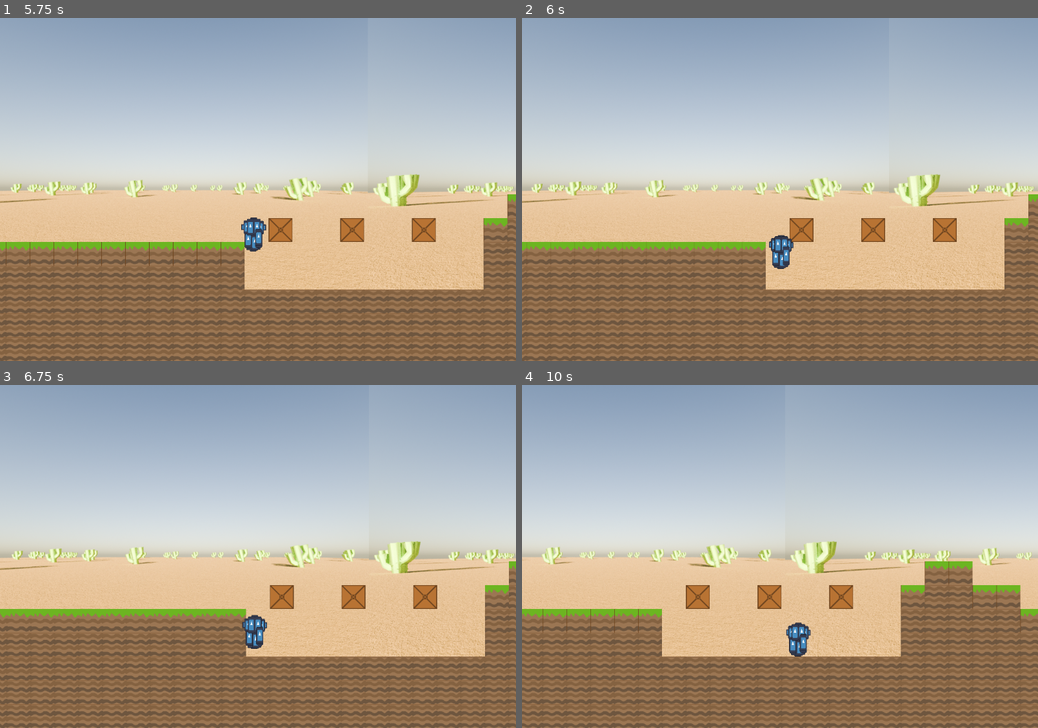
Above: before the commit, frames 1-4 (two rows, left to right).
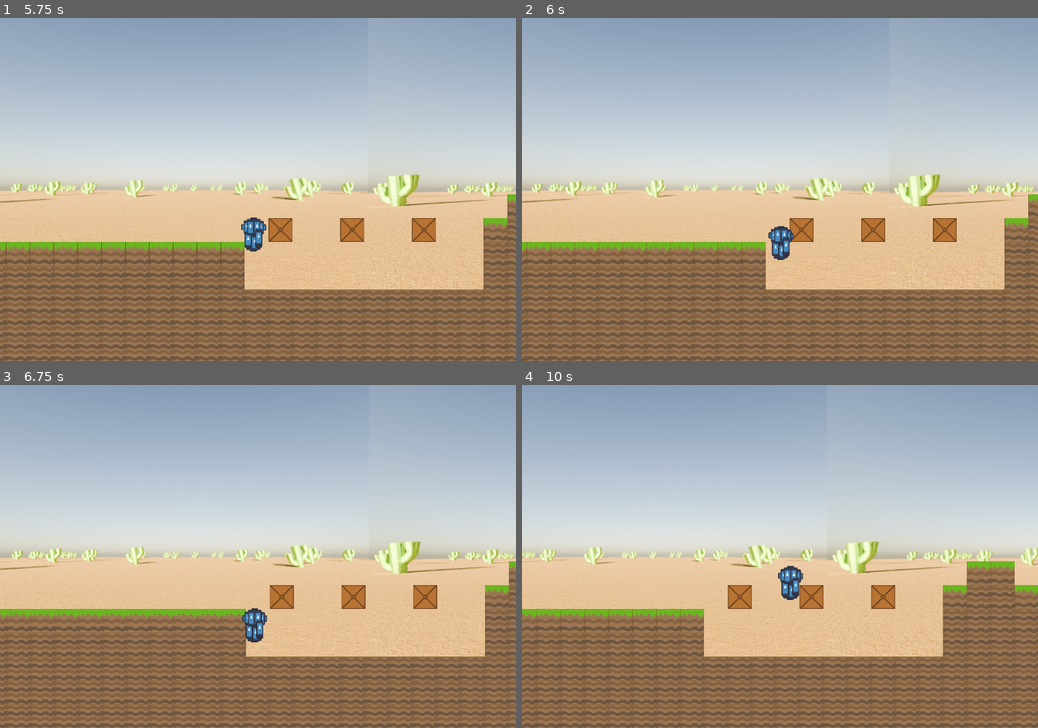
Above: after the commit, the same moments.

Repository: Burns3y/Pedro
Game: Godot game, scene res://scenes/levels/level 1.tscn
Two runs of this game, one before a commit and one after it. Both use one fixed random seed, a clock stepped at 60 frames per second and the inputs below. The engine's default icon, where the game draws it, is replaced by a stand-in: a white triangle on a blue panel in a dark square.
Inputs:
- Up to frame 1 (5.75 s): click "Start Game" at 0.5 s; tap Enter at 1.25 s; hold Right (right) 1.28-2.78 s; tap W (jump) at 1.35, 1.52, 1.82, 2.1, 2.27, 2.57, 2.85, 3.6, 3.77, 4.07, 4.35, 4.52, 4.82, 5.1, 5.27, 5.57 s; hold Left (left) 2.78-3.53 s; hold Right (right) 3.53-5.03 s; hold Left (left) from 5.03 s (still down)
- Up to frame 2 (6 s): release Left (left) at 5.78 s; hold Right (right) from 5.78 s (still down); tap W (jump) at 5.85 s
- Up to frame 3 (6.75 s): release Right (right) at 6.53 s; hold Left (left) from 6.53 s (still down); tap W (jump) at 6.6 s
- Up to frame 4 (10 s): tap W (jump) at 6.77, 7.07, 7.35, 7.52, 7.82, 8.1, 8.27, 8.57, 8.85, 9.6, 9.77 s; release Left (left) at 8.03 s; hold Right (right) from 8.03 s (still down)

Frame 1 is identical in both runs. In frame 2, 0.4% of the frame differs, in the area x 0-99%, y 51-74%; in frame 3, 0.4%; in frame 4, 15%, in the area x 0-100%, y 45-100%.

Commit message:
fixed being able to double jump on boxes/grass and dirt

Diff:
--- a/scenes/player/pedro.gd
+++ b/scenes/player/pedro.gd
@@ -18,14 +18,6 @@
 		if not is_on_floor():
 			velocity.y += gravity * delta + 10
 
-		# Handle jump.
-		if Input.is_action_just_pressed("jump") and is_on_floor():
-			velocity.y = JUMP_VELOCITY
-
-		# Wall jump
-		elif Input.is_action_just_pressed("jump") and is_on_wall_only() and velocity.y >= -200 and position.x >= 5500:
-			velocity.y = JUMP_VELOCITY
-
 		# Get the input direction and handle the movement/deceleration.
 		# As good practice, you should replace UI actions with custom gameplay actions.
 		var direction = Input.get_axis("left", "right")
@@ -34,6 +26,17 @@
 		else:
 			velocity.x = move_toward(velocity.x, 0, SPEED)
 
+		# Handle jump.
+		if Input.is_action_just_pressed("jump") and is_on_floor():
+			velocity.y = JUMP_VELOCITY
+
+		# Wall jump
+		elif Input.is_action_just_pressed("jump") and is_on_wall_only() and velocity.y >= -200 and position.x >= 5500:
+			velocity.y = JUMP_VELOCITY
+		elif Input.is_action_just_pressed("jump") and is_on_wall_only() and position.x <= 5500:
+			velocity.x = 0
+			velocity.y = 0
+
 		move_and_slide()
 
 
